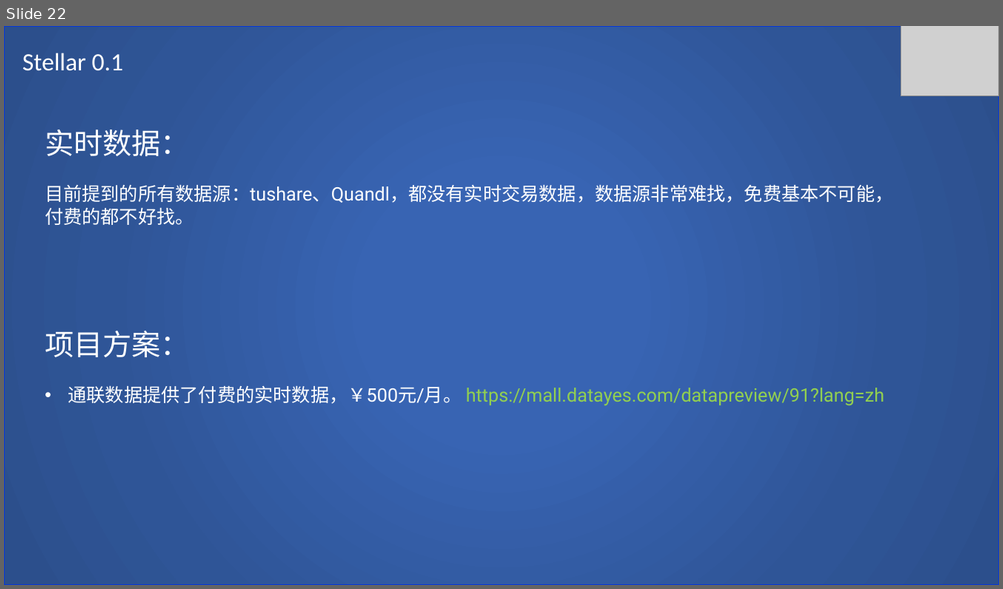
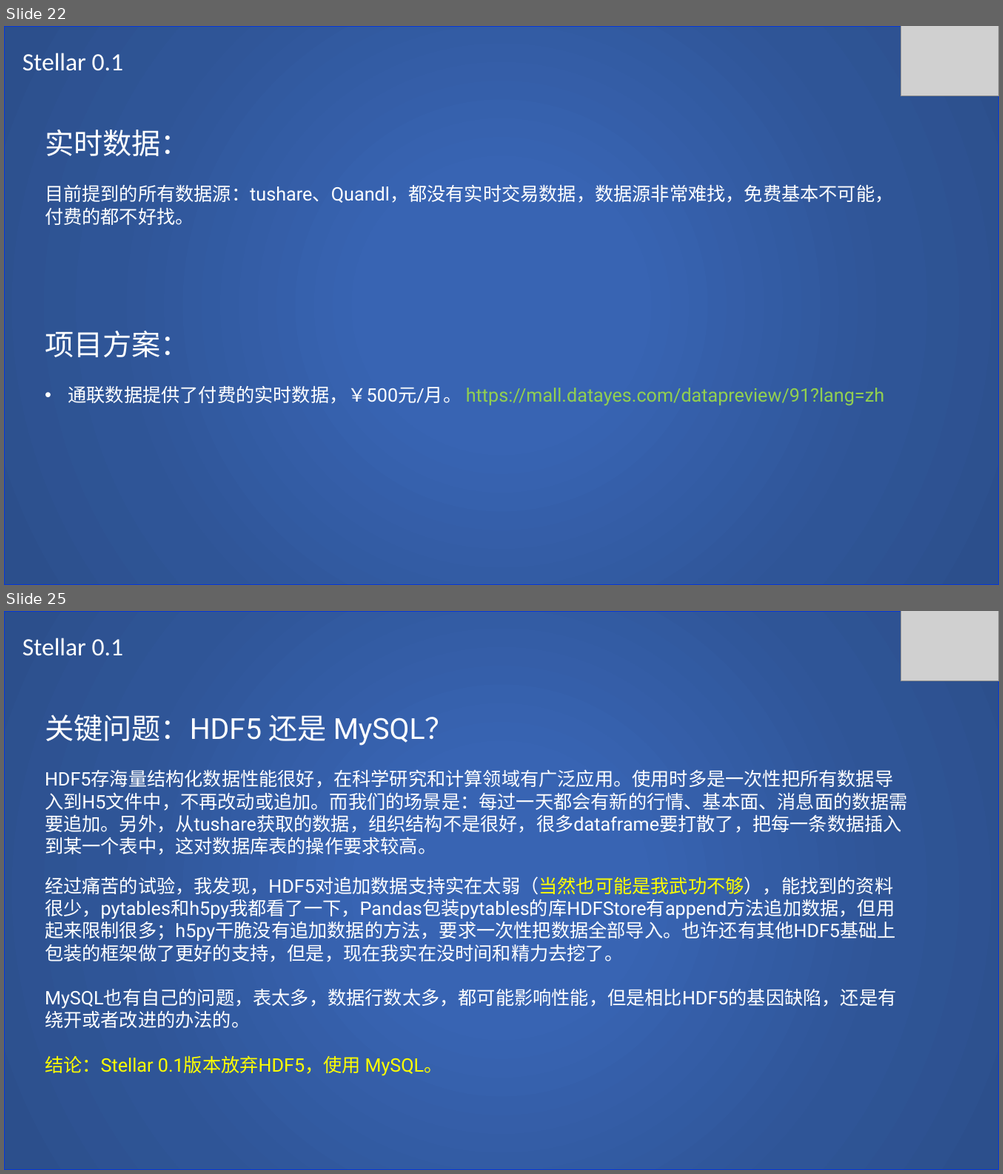
Before and after one commit to SCITLAS/Stellar, a slide deck: Stellar_0.1/documents/design.pptx. Shown one above the other, each under a label of ours: slide 22 before the commit, slides 22 and 25 after it; the slides between them are not shown. The pictures are 1003x589 and 1003x1174 pixels, drawn with LibreOffice and Linux fonts; fonts in the diff are those of the drawing; grey boxes stand for pictures. Boxes give left, top, right and bottom in pixels: in the first picture for what was removed or moved away, otherwise in the second. Text is boxed around its words. In the diff, an @@ line names an element or a change of style, - is before the commit and + after.

Commit message:
Update charter and Stellar 0.1 design document.

```diff
--- a/Stellar_0.1/documents/design.pptx
+++ b/Stellar_0.1/documents/design.pptx
@@ slide 25 added at box(4, 611, 999, 1170), background #FFFFFF @@
@@ rectangle added at box(4, 611, 999, 1170), fill gradient #3864B3 to #2F5597 to #2C4F8C, outline #0838D5 1 pt @@
@@ picture added at box(900, 611, 999, 681) @@
@@ text added at box(22, 638, 123, 656), 24 pt, text #FFFFFF @@
+Stellar 0.1
@@ text added at box(45, 715, 908, 1076), 18 pt, text #FFFFFF @@
+关键问题：HDF5 还是 MySQL？
+HDF5存海量结构化数据性能很好，在科学研究和计算领域有广泛应用。使用时多是一次性把所有数据导入到H5文件中，不再改动或追加。而我们的场景是：每过一天都会有新的行情、基本面、消息面的数据需要追加。另外，从tushare获取的数据，组织结构不是很好，很多dataframe要打散了，把每一条数据插入到某一个表中，这对数据库表的操作要求较高。
+经过痛苦的试验，我发现，HDF5对追加数据支持实在太弱（当然也可能是我武功不够），能找到的资料很少，pytables和h5py我都看了一下，Pandas包装pytables的库HDFStore有append方法追加数据，但用起来限制很多；h5py干脆没有追加数据的方法，要求一次性把数据全部导入。也许还有其他HDF5基础上包装的框架做了更好的支持，但是，现在我实在没时间和精力去挖了。
+MySQL也有自己的问题，表太多，数据行数太多，都可能影响性能，但是相比HDF5的基因缺陷，还是有绕开或者改进的办法的。
+结论：Stellar 0.1版本放弃HDF5，使用 MySQL。
```
Also in this commit, not shown: 5 slides changed.
